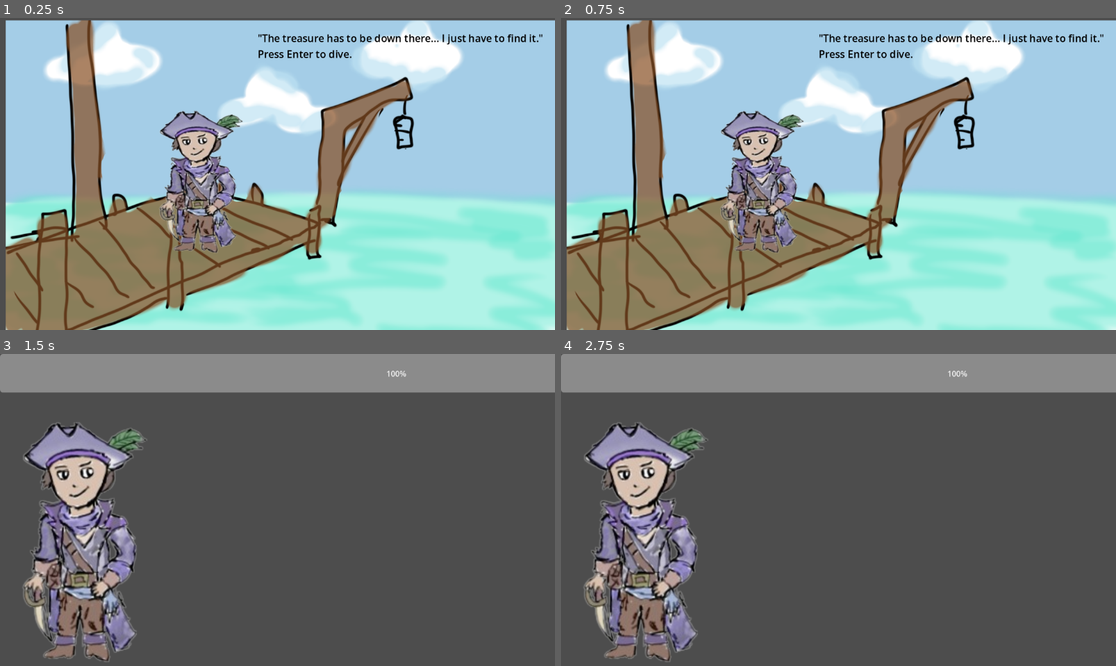
Above: before the commit, frames 1-4 (two rows, left to right).
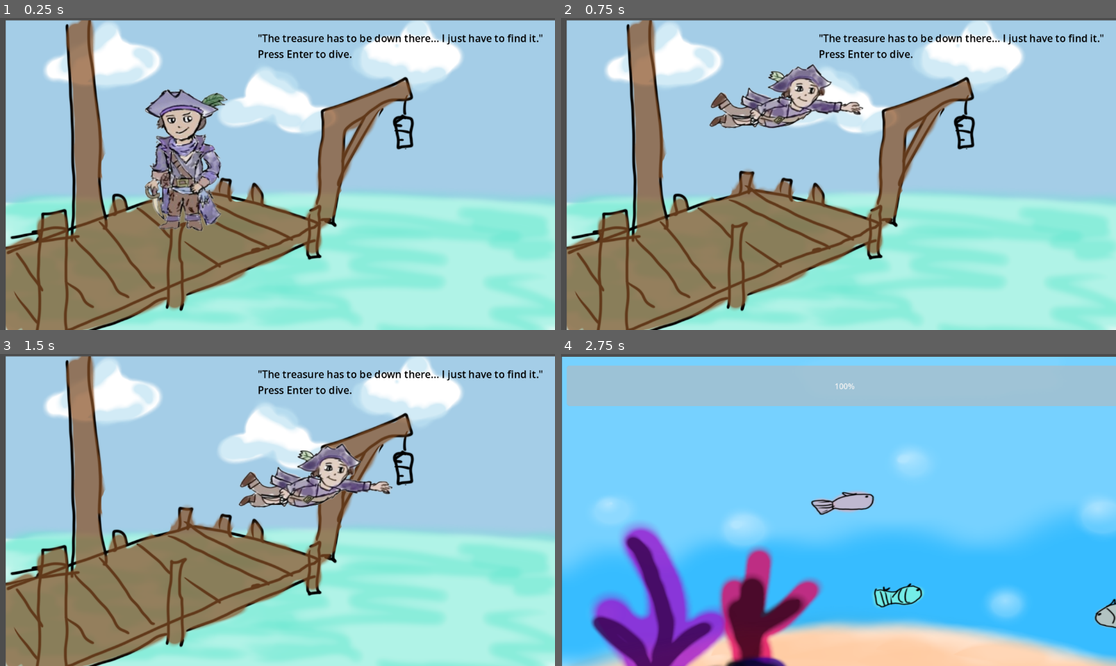
Above: after the commit, the same moments.

Repository: hansikabalanarayanan-dev/Drownlight
Game: Godot game, scene res://surfacedock.tscn
The game is run twice, just before and just after one commit, with the same random seed, the same clock (stepped at 60 frames per second) and the same inputs.
Inputs:
- Up to frame 1 (0.25 s): no input
- Up to frame 2 (0.75 s): tap Enter (ui_accept) at 0.5, 0.6 s; hold Right (ui_right) from 0.53 s (still down)
- Up to frame 3 (1.5 s): tap Enter (ui_accept) at 0.77, 1.07, 1.25, 1.35 s; release Right (ui_right) at 1.28 s; hold Down (ui_down) from 1.28 s (still down)
- Up to frame 4 (2.75 s): tap Enter (ui_accept) at 1.52, 1.82, 2, 2.1 s; release Down (ui_down) at 2.03 s; hold Right (ui_right) from 2.03 s (still down)

The runs differ from the first frame. In frame 1, 5.8% of the frame differs, in the area x 26-44%, y 22-76%; in frame 2, 6.5%; in frame 3, 98%; in frame 4, 100%, in the area x 0-100%, y 0-100%.
Error after the commit: Invalid access to property or key 'oxygen' on a base object of type 'CharacterBody2D (player.gd)'. (res://canvas_layer.gd:8)

Commit message:
i did more bs fix ts

Diff:
--- a/drownlight/canvas_layer.gd
+++ b/drownlight/canvas_layer.gd
@@ -1,10 +1,8 @@
-extends Node2D
+extends CanvasLayer
 
-@onready var player = $Player
-@onready var oxygen_bar = $CanvasLayer/OxygenBar
+@onready var player = get_parent().get_node("player")
+@onready var oxygen_bar = $oxygenbar
 
 func _process(delta):
-	oxygen_bar.value = player.oxygen
-
-
-# Called when the node enters the scene tree for the first time.
+	if player:
+		oxygen_bar.value = player.oxygen
--- a/drownlight/player.gd
+++ b/drownlight/player.gd
@@ -1,12 +1,33 @@
 extends CharacterBody2D
 
 @export var speed = 200
+@export var jump_force = -600
+@export var gravity = 1200
+@export var dive_forward_speed = 250
+
+@export var dock_texture: Texture2D
+@export var dive_texture: Texture2D
+
+@onready var sprite = $Sprite2D
+
+var diving = false
+
+func _ready():
+	sprite.texture = dock_texture
 
 func _physics_process(delta):
-	var direction = Vector2.ZERO
 
-	direction.x = Input.get_action_strength("ui_right") - Input.get_action_strength("ui_left")
-	direction.y = Input.get_action_strength("ui_down") - Input.get_action_strength("ui_up")
+	if diving:
+		velocity.y += gravity * delta
+		velocity.x = dive_forward_speed
+		move_and_slide()
+		return
 
-	velocity = direction.normalized() * speed
+	var direction = Input.get_action_strength("ui_right") - Input.get_action_strength("ui_left")
+	velocity.x = direction * speed
 	move_and_slide()
+
+func start_dive():
+	diving = true
+	velocity = Vector2(dive_forward_speed, jump_force)
+	sprite.texture = dive_texture
--- a/drownlight/project.godot
+++ b/drownlight/project.godot
@@ -11,12 +11,20 @@
 [application]
 
 config/name="drownlight"
-run/main_scene="uid://w8pjjx6j0p85"
+run/main_scene="uid://dmjw3qkl3xrru"
 config/features=PackedStringArray("4.6", "GL Compatibility")
 config/icon="res://icon.svg"
 
 [input]
 
+ui_up={
+"deadzone": 0.5,
+"events": [Object(InputEventKey,"resource_local_to_scene":false,"resource_name":"","device":0,"window_id":0,"alt_pressed":false,"shift_pressed":false,"ctrl_pressed":false,"meta_pressed":false,"pressed":false,"keycode":4194320,"physical_keycode":0,"key_label":0,"unicode":0,"location":0,"echo":false,"script":null)
+, Object(InputEventJoypadButton,"resource_local_to_scene":false,"resource_name":"","device":-1,"button_index":11,"pressure":0.0,"pressed":false,"script":null)
+, Object(InputEventJoypadMotion,"resource_local_to_scene":false,"resource_name":"","device":-1,"axis":1,"axis_value":-1.0,"script":null)
+, Object(InputEventKey,"resource_local_to_scene":false,"resource_name":"","device":0,"window_id":0,"alt_pressed":false,"shift_pressed":false,"ctrl_pressed":false,"meta_pressed":false,"pressed":false,"keycode":0,"physical_keycode":4194320,"key_label":0,"unicode":0,"location":0,"echo":false,"script":null)
+]
+}
 dive={
 "deadzone": 0.2,
 "events": [Object(InputEventKey,"resource_local_to_scene":false,"resource_name":"","device":-1,"window_id":0,"alt_press …(195 unchanged characters)…
--- a/drownlight/reef.gd
+++ b/drownlight/reef.gd
@@ -1,20 +1 @@
-extends CharacterBody2D
-
-@export var speed = 200
-@export var oxygen = 100
-@export var trust = 0
-
-func _physics_process(delta):
-	var direction = Vector2.ZERO
-
-	direction.x = Input.get_action_strength("ui_right") - Input.get_action_strength("ui_left")
-	direction.y = Input.get_action_strength("ui_down") - Input.get_action_strength("ui_up")
-
-	velocity = direction.normalized() * speed
-	move_and_slide()
-
-func _process(delta):
-	oxygen -= delta * 3
-
-	if oxygen <= 0:
-		get_tree().reload_current_scene()
+extends Node2D
--- a/drownlight/reef.tscn
+++ b/drownlight/reef.tscn
@@ -1,24 +1,34 @@
-[gd_scene format=3 uid="uid://coaov8o8vwvk1"]
+[gd_scene format=3 uid="uid://bh383snh6u64l"]
 
 [ext_resource type="Script" uid="uid://caxeprcm1tkd7" path="res://reef.gd" id="1_ph0f1"]
-[ext_resource type="Texture2D" uid="uid://chr1y7lwka8yu" path="res://pirate.png" id="2_62aj3"]
+[ext_resource type="Texture2D" uid="uid://j3ywindylyy8" path="res://reef.png" id="2_62aj3"]
+[ext_resource type="Texture2D" uid="uid://buiro0q8wee4u" path="res://swimming.png" id="3_dm17u"]
 [ext_resource type="Script" uid="uid://dfbnb6nou3nde" path="res://canvas_layer.gd" id="3_k4f1h"]
+[ext_resource type="Script" uid="uid://bxk0q0v7wnau2" path="res://player.gd" id="3_mxdcl"]
 [ext_resource type="Script" uid="uid://dy1ol5khtdda7" path="res://task_object.gd" id="4_dm17u"]
 
 [sub_resource type="RectangleShape2D" id="RectangleShape2D_mxdcl"]
+
+[sub_resource type="RectangleShape2D" id="RectangleShape2D_lekfx"]
 
 [node name="reef" type="Node2D" unique_id=1047524276]
 script = ExtResource("1_ph0f1")
 
 [node name="player" type="CharacterBody2D" parent="." unique_id=1795128770]
+script = ExtResource("3_mxdcl")
 
 [node name="Sprite2D" type="Sprite2D" parent="player" unique_id=1119176396]
-position = Vector2(205, 530)
-scale = Vector2(2.0700002, 2.158)
-texture = ExtResource("2_62aj3")
+position = Vector2(294, 715.00006)
+scale = Vector2(2.1085002, 1.7965002)
+texture = ExtResource("3_dm17u")
 
 [node name="CollisionShape2D" type="CollisionShape2D" parent="player" unique_id=115669558]
 shape = SubResource("RectangleShape2D_mxdcl")
+
+[node name="Sprite2D" type="Sprite2D" parent="." unique_id=129923289]
+position = Vector2(837, 370.5)
+scale = Vector2(1.4496528, 1.125)
+texture = ExtResource("2_62aj3")
 
 [node name="CanvasLayer" type="CanvasLayer" parent="." unique_id=1014914976]
 script = ExtResource("3_k4f1h")
@@ -27,16 +37,20 @@
 custom_minimum_size = Vector2(0, 40)
 anchors_preset = 10
 anchor_right = 1.0
-offset_right = 494.0
-offset_bottom = 80.0
+offset_left = 12.0
+offset_top = 24.0
+offset_right = 14.0
+offset_bottom = 108.0
 grow_horizontal = 2
 step = 5.0
 value = 100.0
+fill_mode = 1
 
 [node name="TaskObject" type="Area2D" parent="." unique_id=1084452713]
 position = Vector2(4, 0)
 script = ExtResource("4_dm17u")
 
 [node name="CollisionShape2D" type="CollisionShape2D" parent="TaskObject" unique_id=740281939]
+shape = SubResource("RectangleShape2D_lekfx")
 
 [node name="Sprite2D" type="Sprite2D" parent="TaskObject" unique_id=1825071594]
--- a/drownlight/surfacedock.gd
+++ b/drownlight/surfacedock.gd
@@ -6,17 +6,6 @@
 func _process(delta):
 	if Input.is_action_just_pressed("ui_accept") and not diving:
 		diving = true
-		start_dive()
-
-func start_dive():
-	# Disable normal movement
-	player.set_physics_process(false)
-
-	# Make player move downward
-	player.velocity = Vector2(0, 400)
-
-	# Wait a short moment
-	await get_tree().create_timer(0.8).timeout
-
-	# Change scene
-	get_tree().change_scene_to_file("res://reef.tscn")
+		player.start_dive()
+		await get_tree().create_timer(1.2).timeout
+		get_tree().change_scene_to_file("res://reef.tscn")
--- a/drownlight/surfacedock.tscn
+++ b/drownlight/surfacedock.tscn
@@ -1,26 +1,32 @@
-[gd_scene format=3 uid="uid://w8pjjx6j0p85"]
+[gd_scene format=3 uid="uid://dmjw3qkl3xrru"]
 
 [ext_resource type="Script" uid="uid://bhuwjvir81edw" path="res://surfacedock.gd" id="1_a6e6g"]
 [ext_resource type="Texture2D" uid="uid://eygduoljhybs" path="res://dock_bg.png" id="1_wuwgn"]
 [ext_resource type="Texture2D" uid="uid://chr1y7lwka8yu" path="res://pirate.png" id="2_a6e6g"]
 [ext_resource type="Script" uid="uid://bxk0q0v7wnau2" path="res://player.gd" id="3_e35x2"]
+[ext_resource type="Texture2D" uid="uid://buiro0q8wee4u" path="res://swimming.png" id="6_pmtsi"]
+
+[sub_resource type="GDScript" id="GDScript_hh3l3"]
 
 [sub_resource type="RectangleShape2D" id="RectangleShape2D_e35x2"]
 
 [node name="surfacedock" type="Node2D" unique_id=1886651130]
 script = ExtResource("1_a6e6g")
 
-[node name="Sprite2D" type="Sprite2D" parent="." unique_id=1193702024]
+[node name="wood" type="Sprite2D" parent="." unique_id=1193702024]
 position = Vector2(588, 329)
 texture = ExtResource("1_wuwgn")
 
-[node name="Player" type="CharacterBody2D" parent="." unique_id=1631786408]
+[node name="Player" type="CharacterBody2D" parent="." unique_id=903100683]
 script = ExtResource("3_e35x2")
+dock_texture = ExtResource("2_a6e6g")
+dive_texture = ExtResource("6_pmtsi")
 
 [node name="Sprite2D" type="Sprite2D" parent="Player" unique_id=584562462]
-position = Vector2(437, 423)
+position = Vector2(406, 378.00003)
 scale = Vector2(1.393, 1.2795)
 texture = ExtResource("2_a6e6g")
+script = SubResource("GDScript_hh3l3")
 
 [node name="CollisionShape2D" type="CollisionShape2D" parent="Player" unique_id=1231659177]
 shape = SubResource("RectangleShape2D_e35x2")
Binary file added: drownlight/reef.png
Not shown, added: drownlight/reef.png.import
Binary file added: drownlight/swimming.png
Not shown, added: drownlight/swimming.png.import
